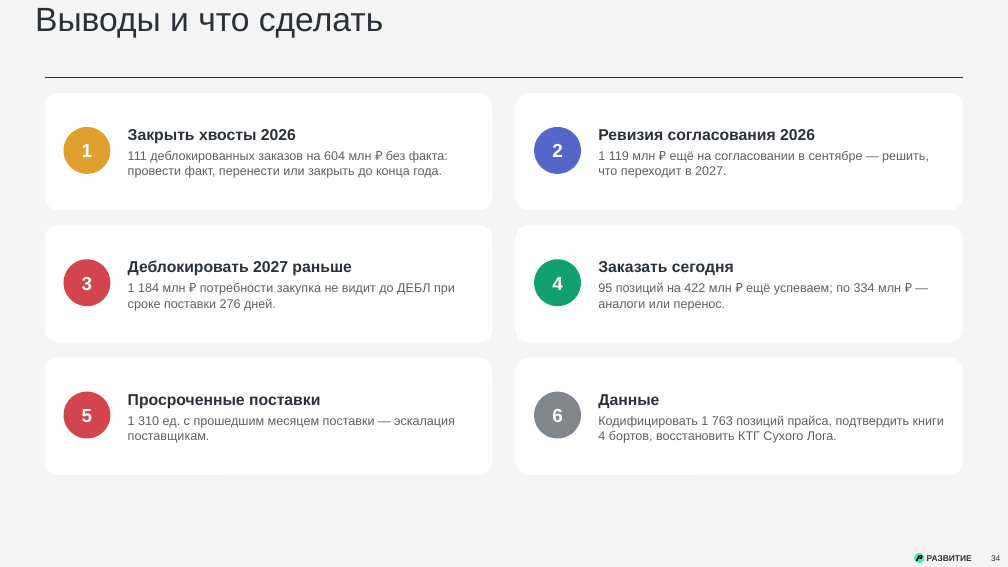
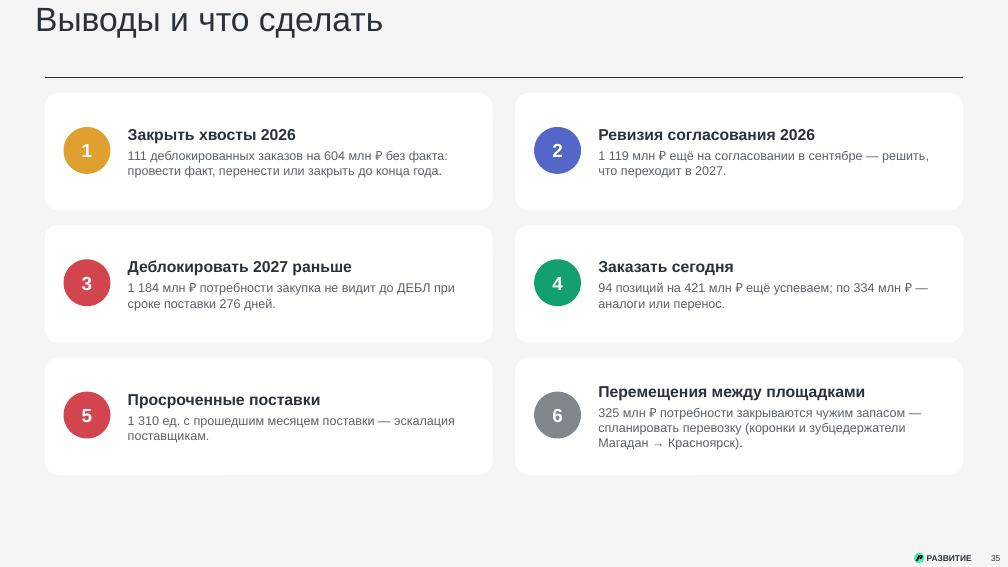
Before and after one commit to victorekuznetsov/TZ, a slide deck: slide 35 of exports/WK_ispolnenie_2024-2026_plan_2027.pptx (slide 34 before the commit). Drawn at 1008x567 pixels with LibreOffice and Linux fonts; fonts in the diff are those of the drawing. Boxes give left, top, right and bottom in pixels: in the first picture for what was removed or moved away, otherwise in the second. Text is boxed around its words. In the diff, an @@ line names an element or a change of style, - is before the commit and + after.

```diff
--- a/exports/WK_ispolnenie_2024-2026_plan_2027.pptx
+++ b/exports/WK_ispolnenie_2024-2026_plan_2027.pptx
@@ text at [598,283,901,311]: text changed @@
-95 позиций на 422 млн ₽ ещё успеваем; по 334 млн ₽ — аналоги или перенос.
+94 позиций на 421 млн ₽ ещё успеваем; по 334 млн ₽ — аналоги или перенос.
@@ text at [598,386,906,450]: text changed @@
-Данные
-Кодифицировать 1 763 позиций прайса, подтвердить книги 4 бортов, восстановить КТГ Сухого Лога.
+Перемещения между площадками
+325 млн ₽ потребности закрываются чужим запасом — спланировать перевозку (коронки и зубцедержатели Магадан → Красноярск).
@@ page number at [991,555,1000,561]: text changed @@
-34
+35
```
Also in this commit, not shown: 11 other slides changed, 2 slides added, 1 slide removed, 2 other files.
